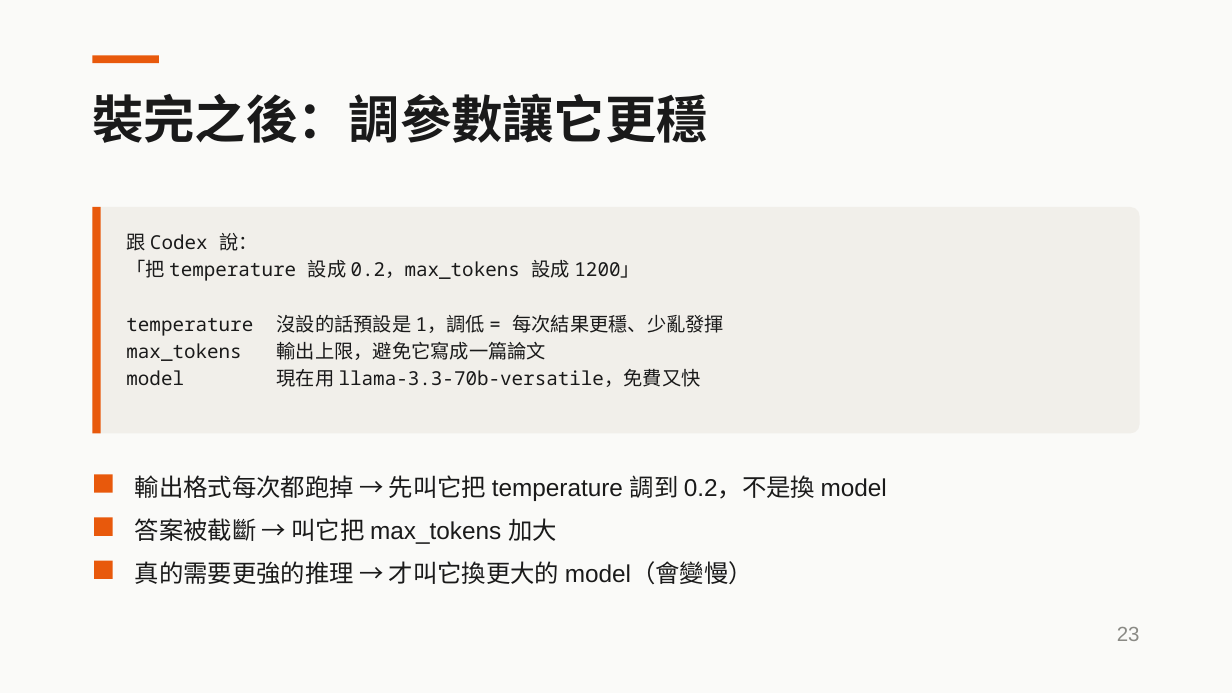
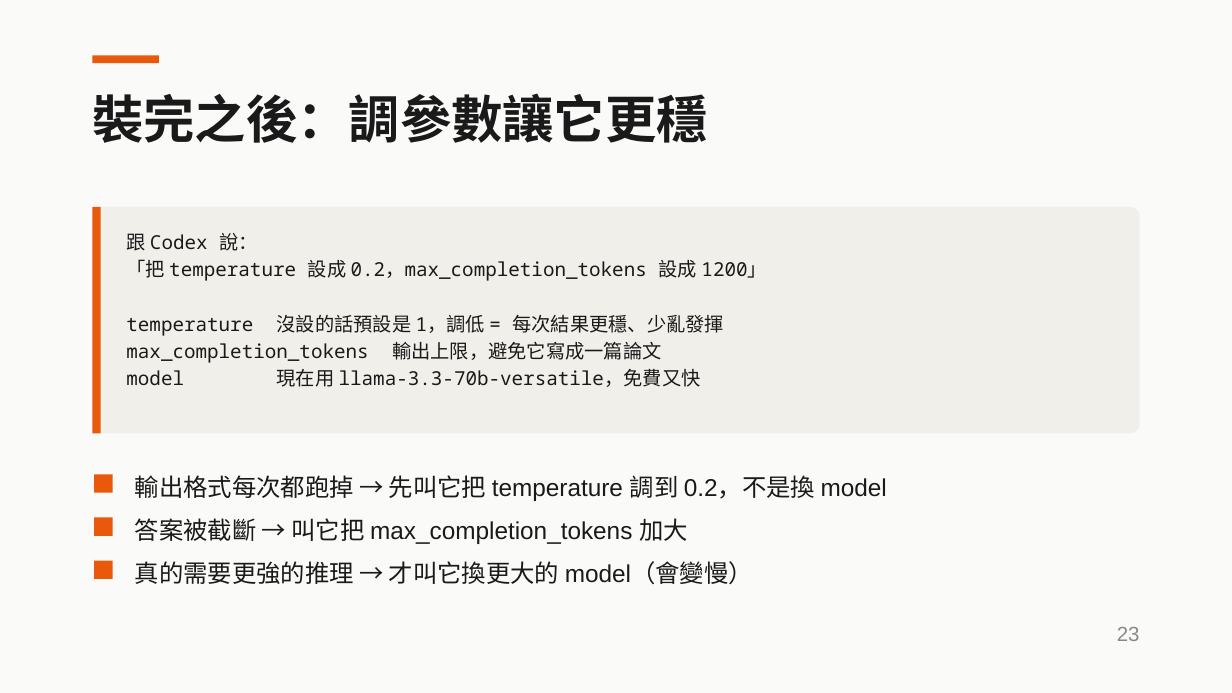
Before and after one commit to young-ai-courses/ai-agent-workshop, a slide deck: slide 23 of slides/2026-08-13-第二堂-做一個自己的AI-Agent.pptx. Drawn at 1232x693 pixels with LibreOffice and Linux fonts; fonts in the diff are those of the drawing. Boxes give left, top, right and bottom in pixels: in the first picture for what was removed or moved away, otherwise in the second. Text is boxed around its words. In the diff, an @@ line names an element or a change of style, - is before the commit and + after.

Commit message:
docs(lesson2): refresh slides (Groq/RLS wording, git flow, install step)

```diff
--- a/slides/2026-08-13-第二堂-做一個自己的AI-Agent.pptx
+++ b/slides/2026-08-13-第二堂-做一個自己的AI-Agent.pptx
@@ text in rounded rectangle at <box>126,259,766,281</box>: text changed @@
-「把 temperature 設成 0.2，max_tokens 設成 1200」
+「把 temperature 設成 0.2，max_completion_tokens 設成 1200」
@@ text in rounded rectangle at <box>126,342,661,363</box>: text changed @@
-max_tokens 輸出上限，避免它寫成一篇論文
+max_completion_tokens 輸出上限，避免它寫成一篇論文
@@ text at <box>135,518,688,544</box>: text changed @@
-答案被截斷 → 叫它把 max_tokens 加大
+答案被截斷 → 叫它把 max_completion_tokens 加大
```
Also in this commit, not shown: 2 other slides changed, 3 other files.
